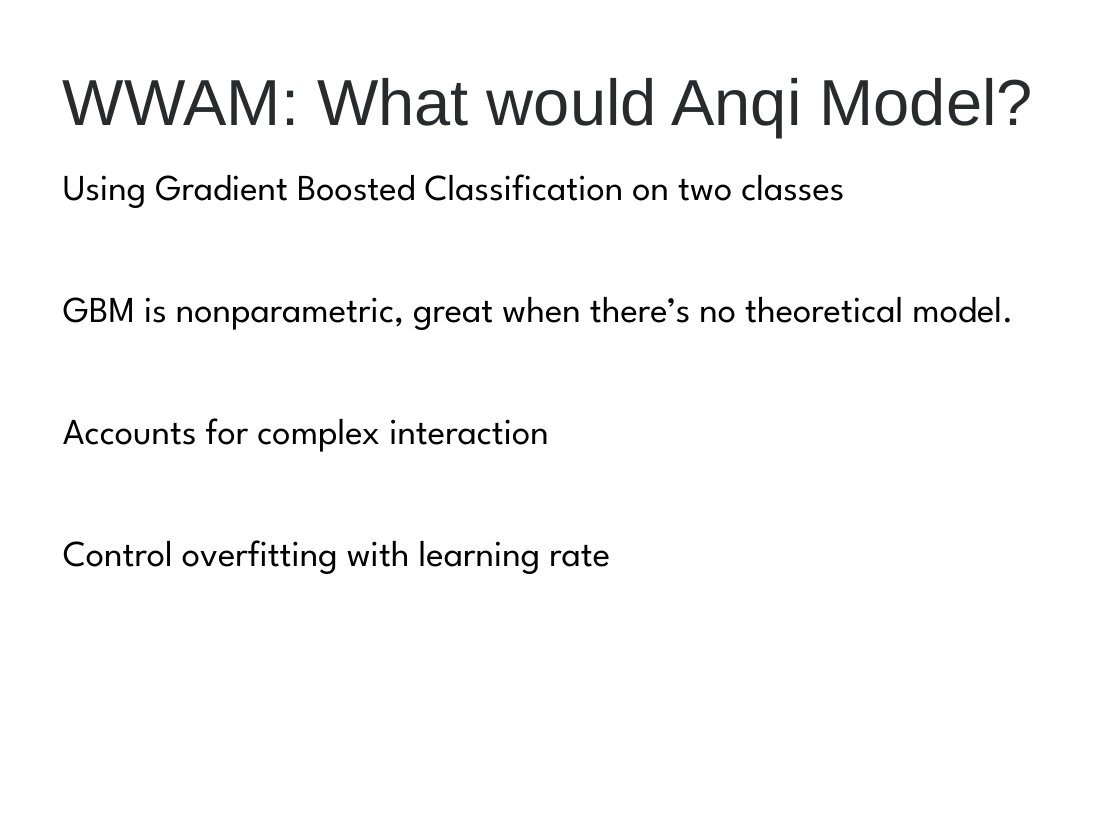
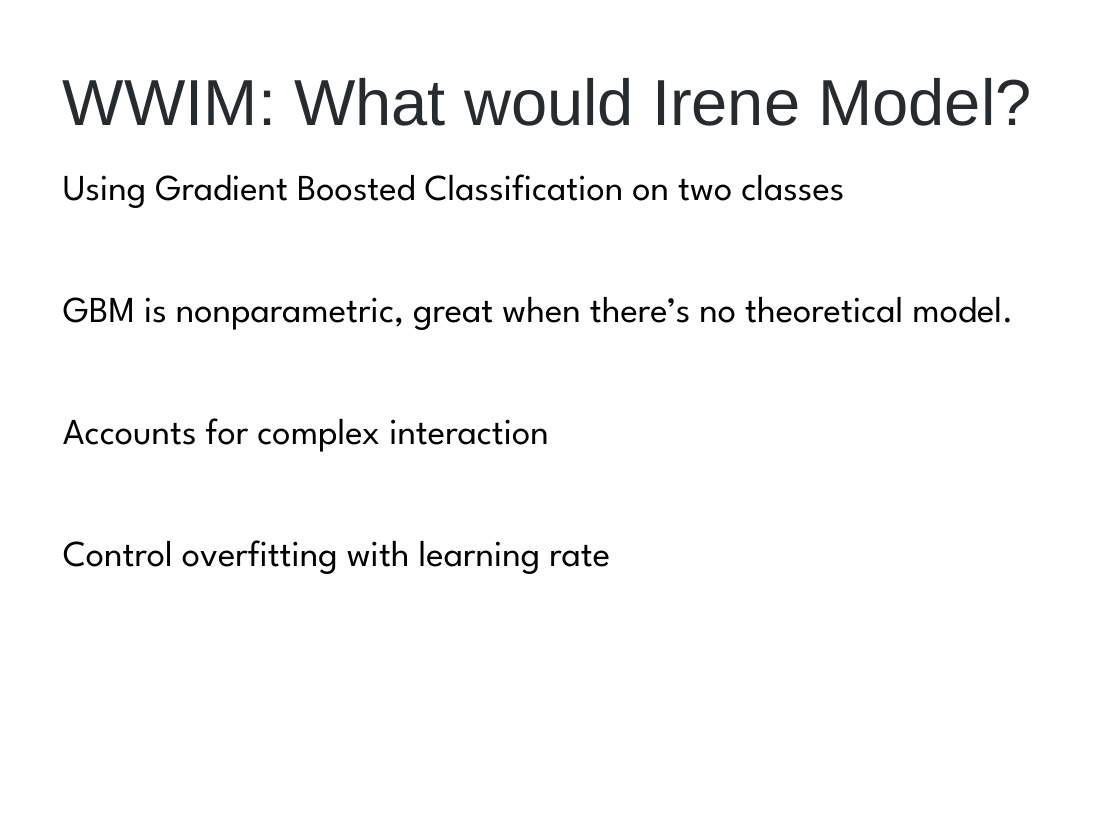
Before and after one commit to h2oai/h2o-2, a slide deck: slide 9 of R/examples/MLdemo/MLPre-demo.pptx. Drawn at 1120x840 pixels with LibreOffice and Linux fonts; fonts in the diff are those of the drawing; background and template pictures are left out. Boxes give left, top, right and bottom in pixels: in the first picture for what was removed or moved away, otherwise in the second. Text is boxed around its words. In the diff, an @@ line names an element or a change of style, - is before the commit and + after.

```diff
--- a/R/examples/MLdemo/MLPre-demo.pptx
+++ b/R/examples/MLdemo/MLPre-demo.pptx
@@ title at (63,78,1031,126): text changed @@
-WWAM: What would Anqi Model?
+WWIM: What would Irene Model?
```
Also in this commit, not shown: 6 other slides changed, 3 slides added.
